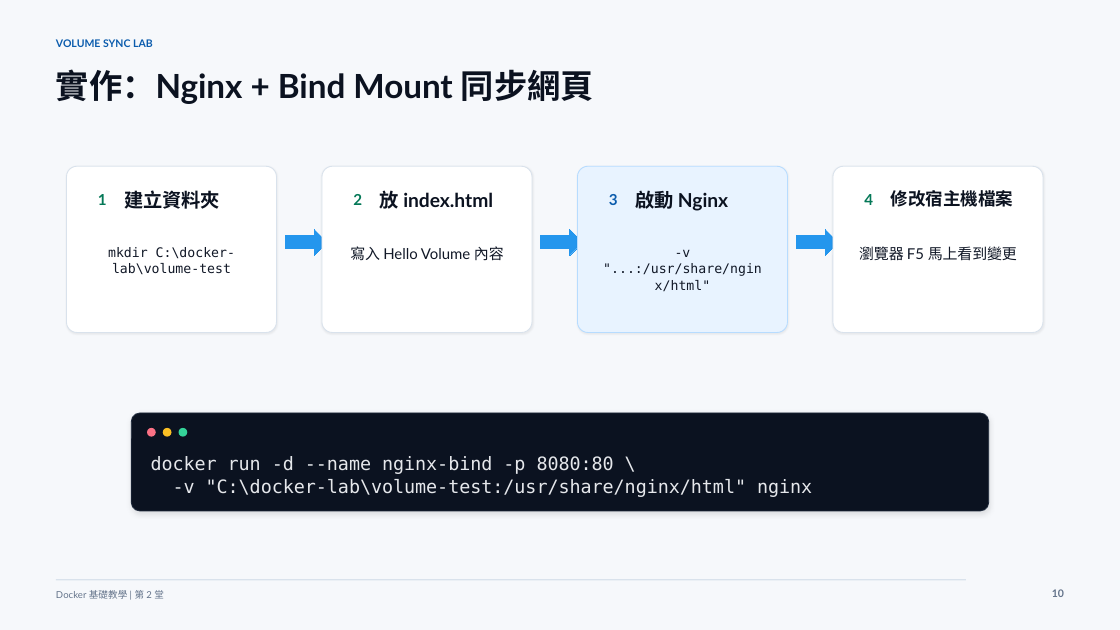
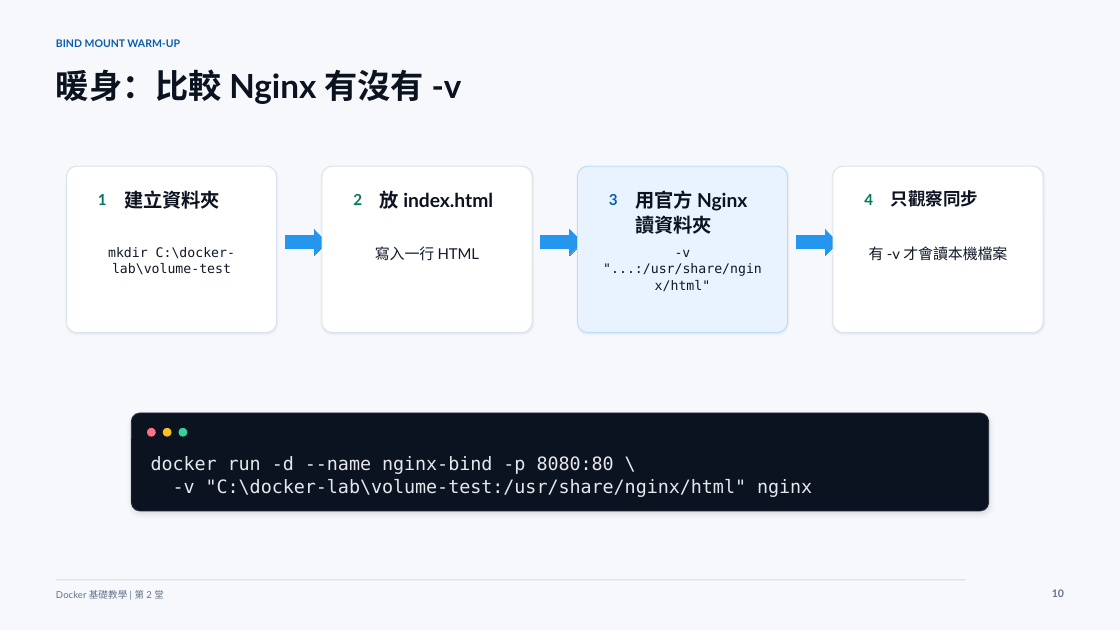
Before and after one commit to lalalalaluk/docker-practice, a slide deck: slide 10 of slides/docker-session2-flask-volume.pptx. Drawn at 1120x630 pixels with LibreOffice and Linux fonts; fonts in the diff are those of the drawing. Boxes give left, top, right and bottom in pixels: in the first picture for what was removed or moved away, otherwise in the second. Text is boxed around its words. In the diff, an @@ line names an element or a change of style, - is before the commit and + after.

Commit message:
Clarify bind mount nginx warm-up

```diff
--- a/slides/docker-session2-flask-volume.pptx
+++ b/slides/docker-session2-flask-volume.pptx
@@ text at (x1=56, y1=39, x2=180, y2=47): text changed @@
-VOLUME SYNC LAB
+BIND MOUNT WARM-UP
@@ text at (x1=56, y1=69, x2=462, y2=104): text changed @@
-實作：Nginx + Bind Mount 同步網頁
+暖身：比較 Nginx 有沒有 -v
@@ text at (x1=635, y1=190, x2=747, y2=234): text changed @@
-啟動 Nginx
+用官方 Nginx 讀資料夾
@@ text at (x1=891, y1=190, x2=978, y2=207): text changed @@
-修改宿主機檔案
+只觀察同步
@@ text at (x1=375, y1=246, x2=480, y2=261): text changed @@
-寫入 Hello Volume 內容
+寫入一行 HTML
@@ text at (x1=869, y1=246, x2=1007, y2=260): text changed @@
-瀏覽器 F5 馬上看到變更
+有 -v 才會讀本機檔案
```
Also in this commit, not shown: 3 other slides changed.
